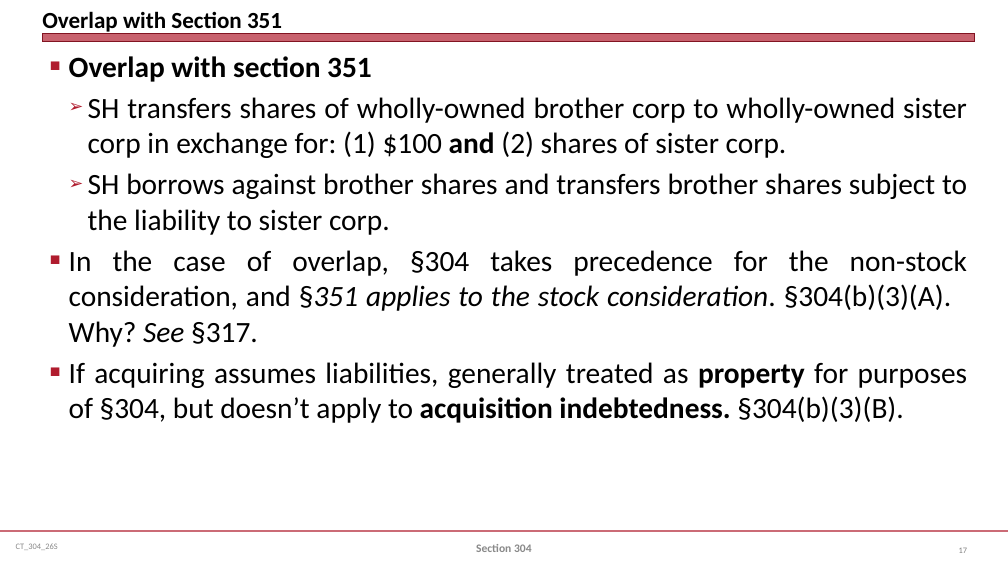
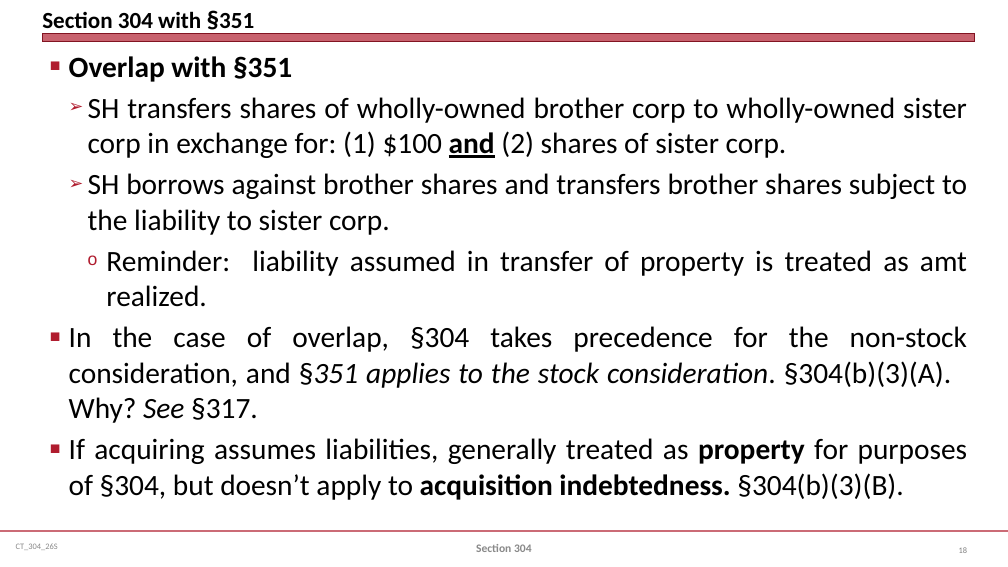
Before and after one commit to jmc877/Corporate-Tax, a slide deck: slide 18 of slides/CT_304_26S.pptx (slide 17 before the commit). Drawn at 1008x567 pixels with LibreOffice and Linux fonts; fonts in the diff are those of the drawing. Boxes give left, top, right and bottom in pixels: in the first picture for what was removed or moved away, otherwise in the second. Text is boxed around its words. In the diff, an @@ line names an element or a change of style, - is before the commit and + after.

```diff
--- a/slides/CT_304_26S.pptx
+++ b/slides/CT_304_26S.pptx
@@ title at (42, 11, 254, 35): text changed @@
-Overlap with Section 351
+Section 304 with §351
@@ text at (69, 56, 292, 82): text changed @@
-■ Overlap with section 351
+■ Overlap with §351
@@ text at (88, 97, 967, 158): underline on in "and" @@
@@ text at (106, 250, 967, 307): paragraph added @@
+    o Reminder: liability assumed in transfer of property is treated as amt realized.
@@ page number at (959, 547, 967, 553): text changed @@
-17
+18
```
Also in this commit, not shown: 7 other slides changed, 1 slide added.
